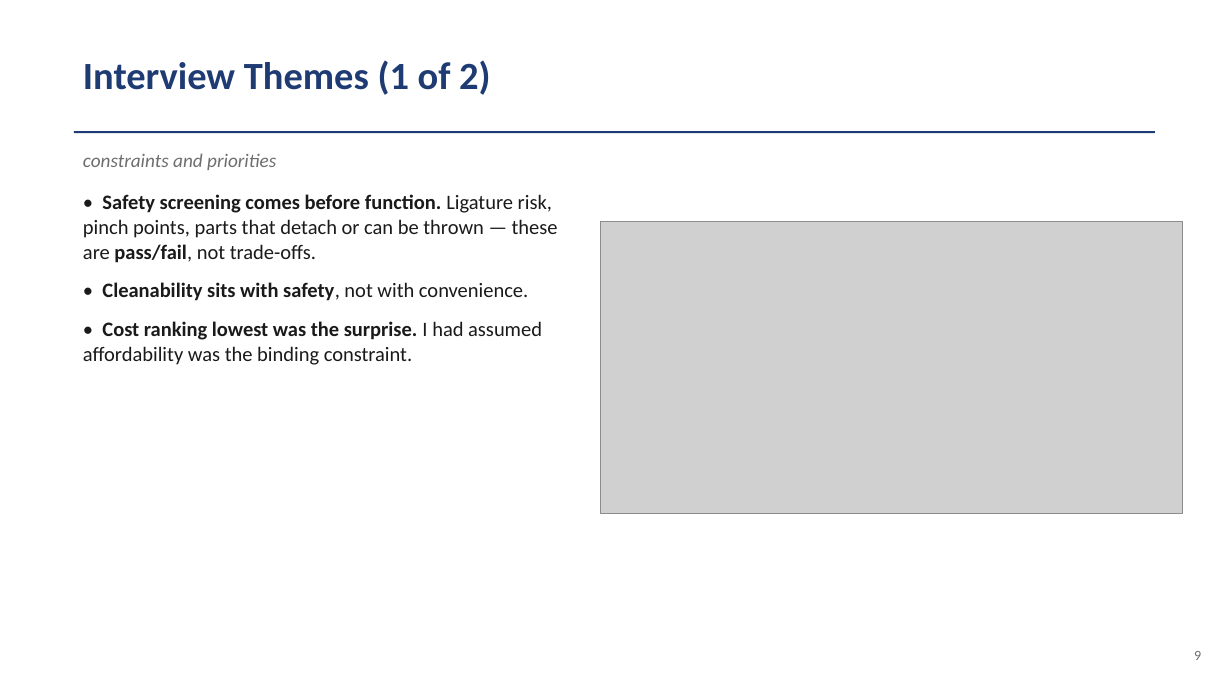
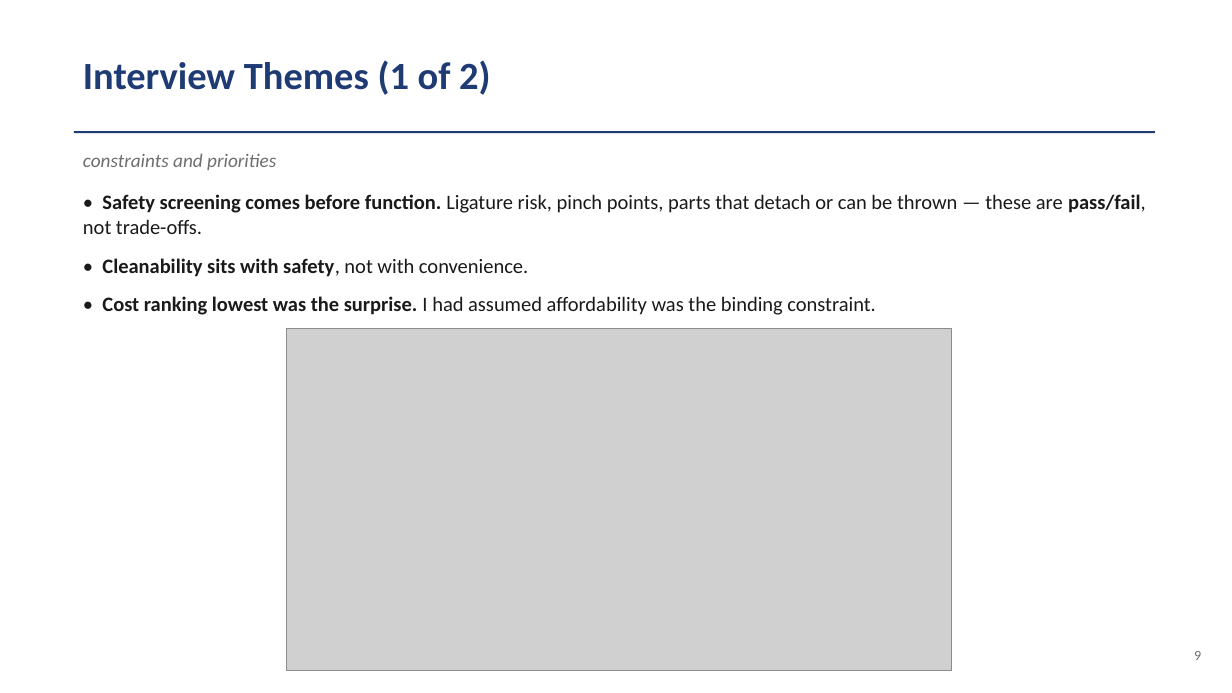
Before and after one commit to VanceVan/cccoding, a slide deck: slide 9 of module-10/Module_10_Rehab_Center_Experience.pptx. Drawn at 1232x693 pixels with LibreOffice and Linux fonts; fonts in the diff are those of the drawing; grey boxes stand for pictures. Boxes give left, top, right and bottom in pixels: in the first picture for what was removed or moved away, otherwise in the second. Text is boxed around its words. In the diff, an @@ line names an element or a change of style, - is before the commit and + after.

```diff
--- a/module-10/Module_10_Rehab_Center_Experience.pptx
+++ b/module-10/Module_10_Rehab_Center_Experience.pptx
@@ text "• Safety screening comes before ..." rewrapped from bbox=[83, 194, 558, 365] to bbox=[83, 194, 1146, 315] @@
@@ picture removed at bbox=[601, 222, 1183, 513] @@
@@ picture added at bbox=[287, 328, 952, 671] @@
```
Also in this commit, not shown: 2 other slides changed, 5 other files.
